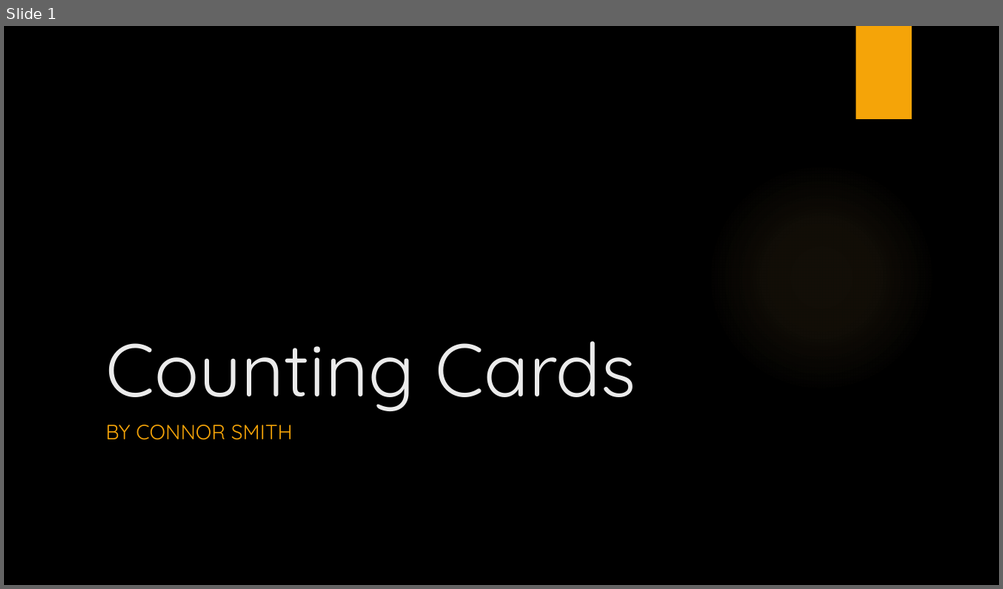
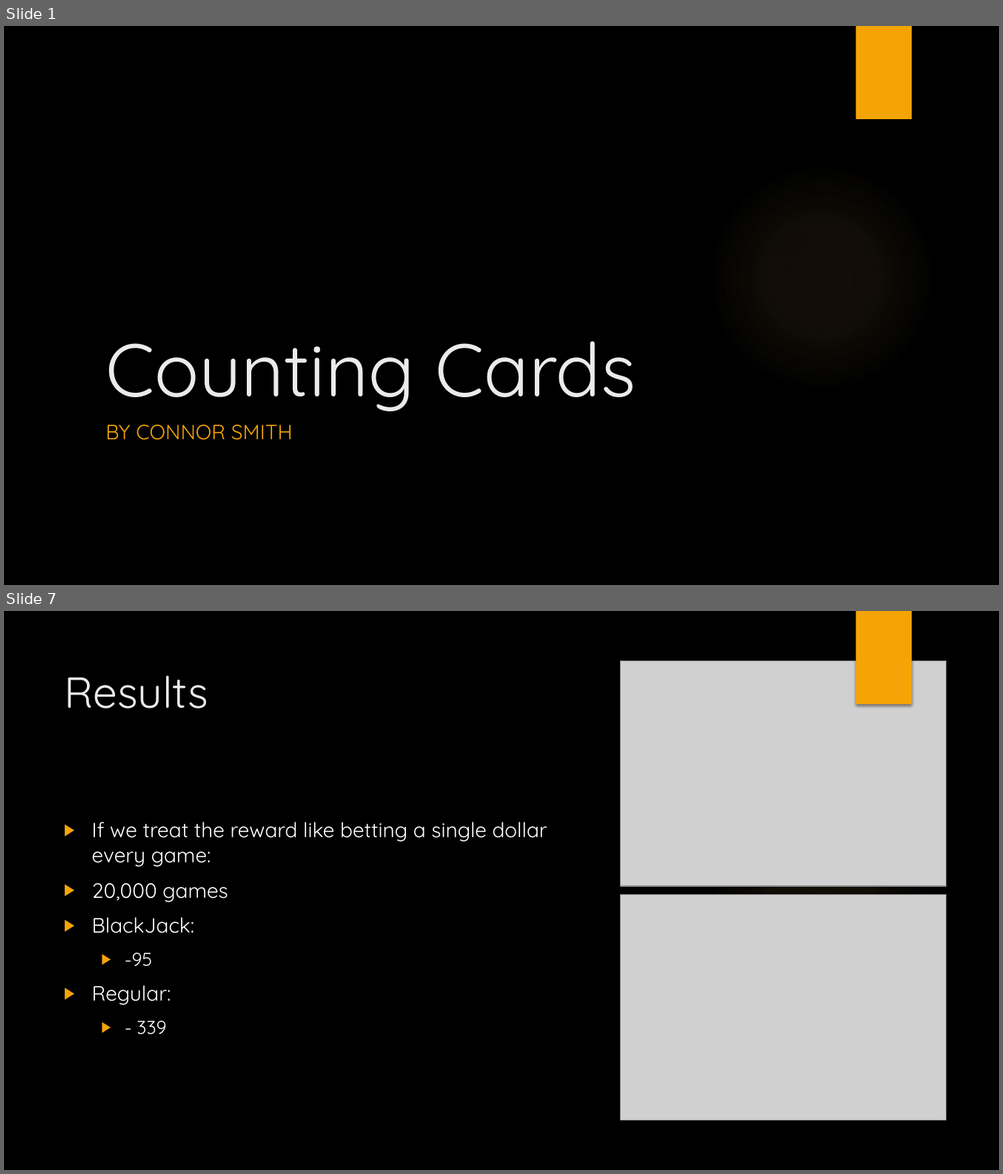
Before and after one commit to westpoint-neural-networks/final-project-connor-smith2, a slide deck: Counting Cards.pptx. Shown one above the other, each under a label of ours: slide 1 before the commit, slides 1 and 7 after it; the slides between them are not shown. The pictures are 1003x589 and 1003x1174 pixels, drawn with LibreOffice and Linux fonts; fonts in the diff are those of the drawing; grey boxes stand for pictures; background and template pictures are left out. Boxes give left, top, right and bottom in pixels: in the first picture for what was removed or moved away, otherwise in the second. Text is boxed around its words. In the diff, an @@ line names an element or a change of style, - is before the commit and + after.

```diff
--- a/Counting Cards.pptx
+++ b/Counting Cards.pptx
@@ slide 7 added at <box>4,611,999,1170</box>, background picture (left out); not listed: 1 template element that a slide beside it also shows @@
@@ rectangle added at <box>855,611,911,704</box>, fill #F5A408 @@
@@ title added at <box>64,675,208,709</box>, 42 pt, text #EBEBEB @@
+Results
@@ picture added at <box>620,661,945,887</box> @@
@@ text added at <box>92,822,547,1035</box>, 20 pt, text #FFFFFF @@
+▶ If we treat the reward like betting a single dollar every game:
+▶ 20,000 games
+▶ BlackJack:
+  ▶ -95
+▶ Regular:
+  ▶ - 339
@@ picture added at <box>620,895,945,1122</box> @@
```
Also in this commit, not shown: 3 slides changed, 4 other slides added, 1 slide removed, 3 other files.
